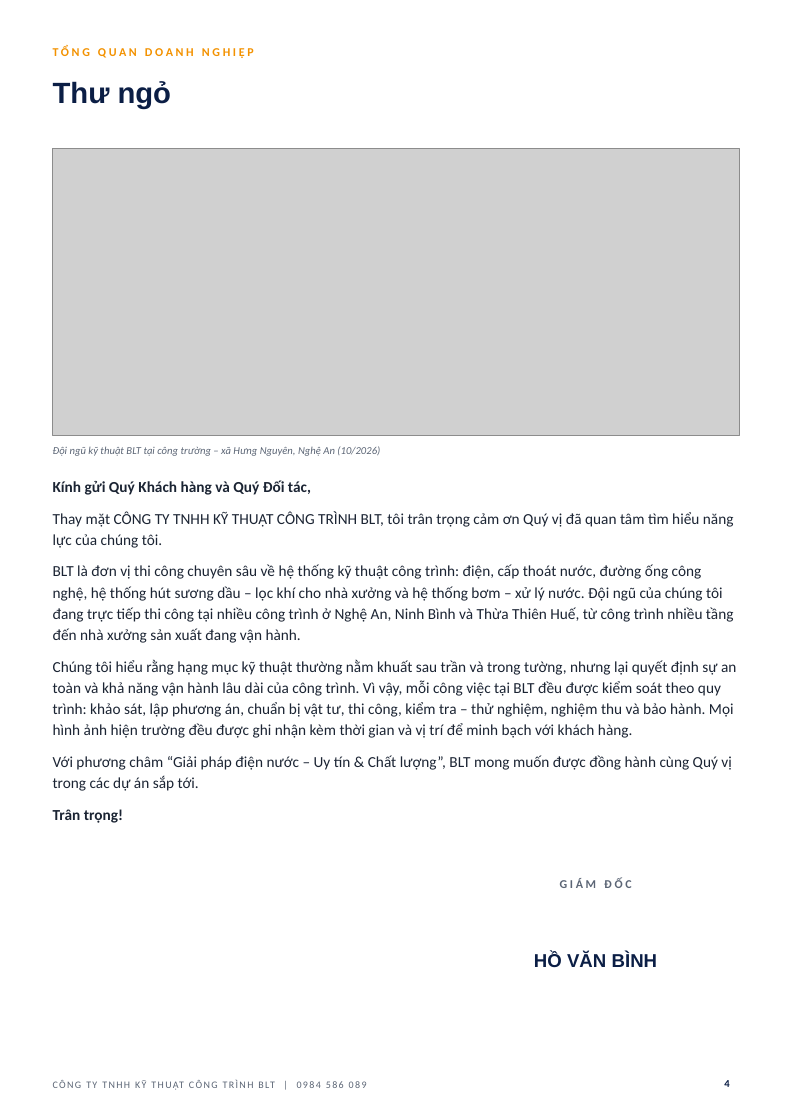
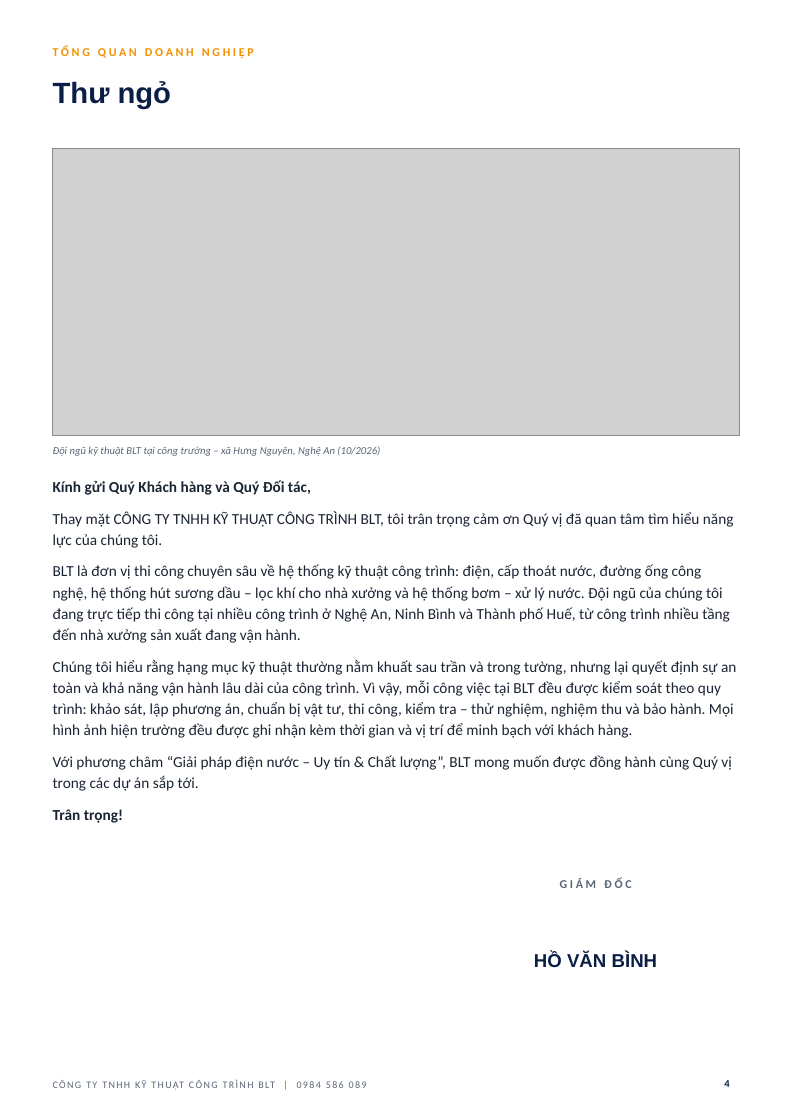
Before and after one commit to haquyenkl2-sys/C-NG-TY-CP-TH-NG-M-I-T-NG-H-P-MINH-PH-T, a slide deck: slide 4 of ho-so-nang-luc-BLT/HO_SO_NANG_LUC_BLT.pptx. Drawn at 792x1120 pixels with LibreOffice and Linux fonts; fonts in the diff are those of the drawing; grey boxes stand for pictures; background and template pictures are left out. Boxes give left, top, right and bottom in pixels: in the first picture for what was removed or moved away, otherwise in the second. Text is boxed around its words. In the diff, an @@ line names an element or a change of style, - is before the commit and + after.

```diff
--- a/ho-so-nang-luc-BLT/HO_SO_NANG_LUC_BLT.pptx
+++ b/ho-so-nang-luc-BLT/HO_SO_NANG_LUC_BLT.pptx
@@ text at (x1=53, y1=564, x2=730, y2=643): text changed @@
-BLT là đơn vị thi công chuyên sâu về hệ thống kỹ thuật công trình: điện, cấp thoát nước, đường ống công nghệ, hệ thống hút sương dầu – lọc khí cho nhà xưởng và hệ thống bơm – xử lý nước. Đội ngũ của chúng tôi đang trực tiếp thi công tại nhiều công trình ở Nghệ An, Ninh Bình và Thừa Thiên Huế, từ công trình nhiều tầng đến nhà xưởng sản xuất đang vận hành.
+BLT là đơn vị thi công chuyên sâu về hệ thống kỹ thuật công trình: điện, cấp thoát nước, đường ống công nghệ, hệ thống hút sương dầu – lọc khí cho nhà xưởng và hệ thống bơm – xử lý nước. Đội ngũ của chúng tôi đang trực tiếp thi công tại nhiều công trình ở Nghệ An, Ninh Bình và Thành phố Huế, từ công trình nhiều tầng đến nhà xưởng sản xuất đang vận hành.
```
Also in this commit, not shown: 11 other slides changed, 1 other file.
